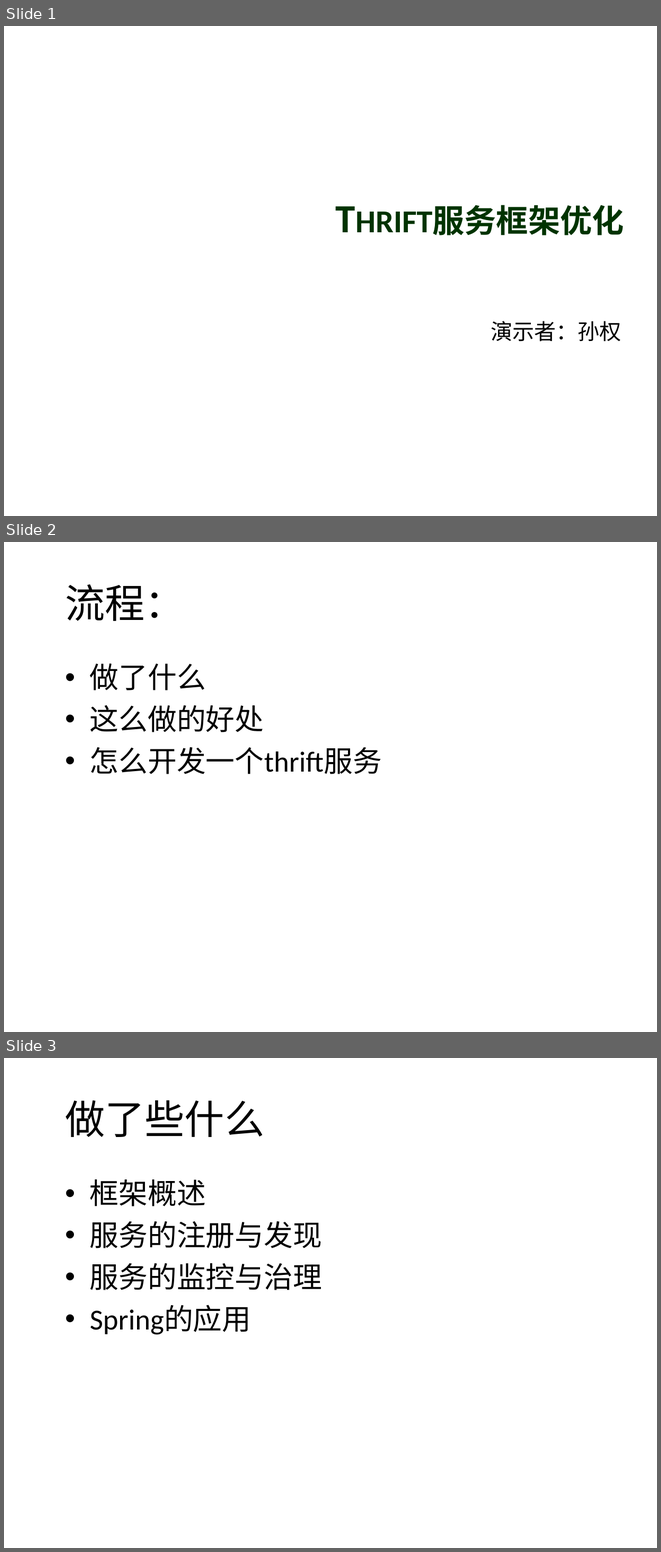
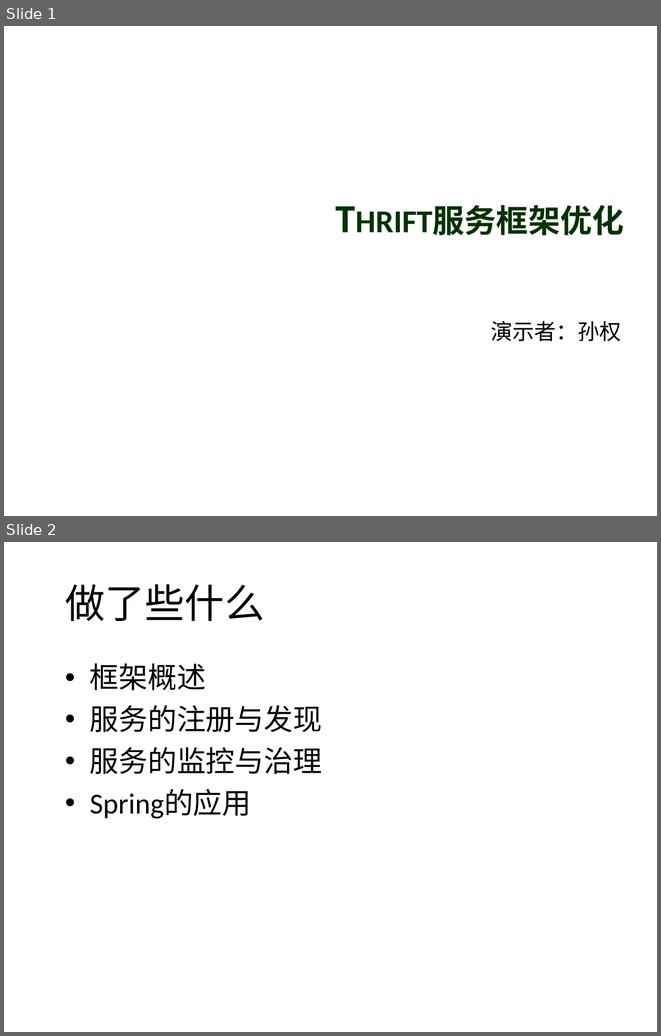
Before and after one commit to sunquan/test, a slide deck: doc/thrift架构分享.pptx. Shown one above the other, each under a label of ours: slides 1, 2 and 3 before the commit, slides 1 and 2 after it. The pictures are 661x1552 and 661x1036 pixels, drawn with LibreOffice and Linux fonts; fonts in the diff are those of the drawing; background and template pictures are left out. Boxes give left, top, right and bottom in pixels: in the first picture for what was removed or moved away, otherwise in the second. Text is boxed around its words. In the diff, an @@ line names an element or a change of style, - is before the commit and + after.

Commit message:
update

```diff
--- a/doc/thrift架构分享.pptx
+++ b/doc/thrift架构分享.pptx
@@ slide 2 removed at <box>4,542,657,1032</box>, background picture (left out) @@
@@ title removed at <box>65,584,185,621</box> @@
-流程：
@@ text removed at <box>90,663,382,774</box> @@
-• 做了什么
-• 这么做的好处
-• 怎么开发一个thrift服务
@@ what was slide 3 is now slide 2 @@
```
